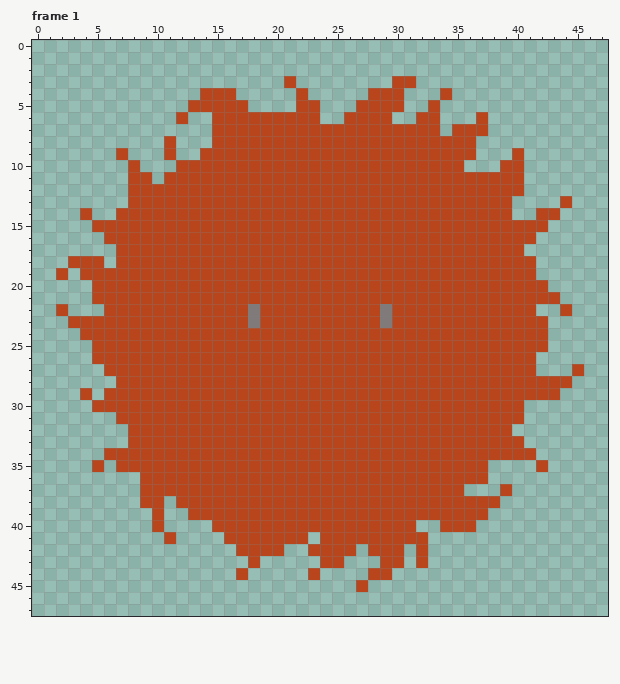
One commit to this pixel-art file: save-the-hangman/bichitos/bichito_cabron.aseprite. The first picture shows the starting point.
48x48 pixels, 2 frames. Shown: frame 1. The commit also changed other frames, which this record leaves out.
Once edited:
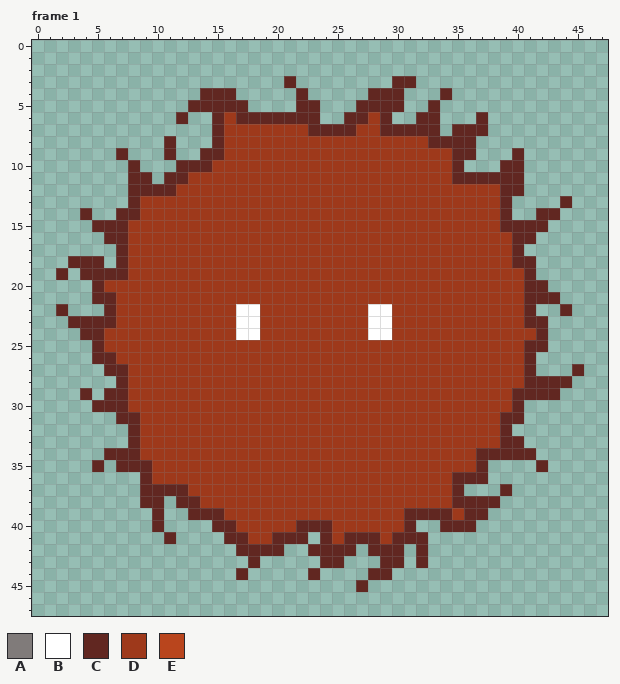
Palette (. is transparent): A #807b7a  B #ffffff  C #612721  D #9e391b  E #b9451d
Edits made:
Changed rows in their new state; - is an unchanged pixel.
Frame 1, layers "Layer 2", "Layer 1":
first column x 2:
 3 -------------------C--------CC--------------
 4 ------------CCC-----C-----CCC---C-----------
 5 -----------CCCCC----CC---CCCC--C------------
 6 ----------C--CDCCCCCCC--CCDC--CC---C--------
 7 -------------CDDDDDDDCCCCDDCCCCC-CCC--------
 8 ---------C---CDDDDDDDDDDDDDDDDDCCCC---------
 9 -----C---C--CCDDDDDDDDDDDDDDDDDDDCC---C-----
10 ------C---CCCDDDDDDDDDDDDDDDDDDDDC---CC-----
11 ------CC-CCDDDDDDDDDDDDDDDDDDDDDDCCCCCC-----
12 ------CCCCDDDDDDDDDDDDDDDDDDDDDDDDDDDCC-----
13 ------CDDDDDDDDDDDDDDDDDDDDDDDDDDDDDDC----C-
14 --C--CCDDDDDDDDDDDDDDDDDDDDDDDDDDDDDDC--CC--
15 ---CCCDDDDDDDDDDDDDDDDDDDDDDDDDDDDDDDCCCC---
16 ----CCDDDDDDDDDDDDDDDDDDDDDDDDDDDDDDDDCC----
17 -----CDDDDDDDDDDDDDDDDDDDDDDDDDDDDDDDDC-----
18 -CCC-CDDDDDDDDDDDDDDDDDDDDDDDDDDDDDDDDCC----
19 C-CCCCDDDDDDDDDDDDDDDDDDDDDDDDDDDDDDDDDC----
20 ---CDDDDDDDDDDDDDDDDDDDDDDDDDDDDDDDDDDDCC---
21 ---CCDDDDDDDDDDDDDDDDDDDDDDDDDDDDDDDDDDCCC--
22 C---CDDDDDDDDDDBBDDDDDDDDDBBDDDDDDDDDDDC--C-
23 -CCCCDDDDDDDDDDBBDDDDDDDDDBBDDDDDDDDDDDCC---
24 --CCDDDDDDDDDDDBBDDDDDDDDDBBDDDDDDDDDDDDC---
25 ---CDDDDDDDDDDDDDDDDDDDDDDDDDDDDDDDDDDDCC---
26 ---CCDDDDDDDDDDDDDDDDDDDDDDDDDDDDDDDDDDC----
27 ----CCDDDDDDDDDDDDDDDDDDDDDDDDDDDDDDDDDC---C
28 -----CDDDDDDDDDDDDDDDDDDDDDDDDDDDDDDDDDCCCC-
29 --C-CCDDDDDDDDDDDDDDDDDDDDDDDDDDDDDDDDCCCC--
30 ---CCCDDDDDDDDDDDDDDDDDDDDDDDDDDDDDDDDC-----
31 -----CCDDDDDDDDDDDDDDDDDDDDDDDDDDDDDDCC-----
32 ------CDDDDDDDDDDDDDDDDDDDDDDDDDDDDDDC------
33 ------CDDDDDDDDDDDDDDDDDDDDDDDDDDDDDDCC-----
34 ----CCCDDDDDDDDDDDDDDDDDDDDDDDDDDDDCCCCC----
35 ---C-CCCDDDDDDDDDDDDDDDDDDDDDDDDDDDC----C---
36 -------CDDDDDDDDDDDDDDDDDDDDDDDDDCCC--------
37 -------CCCCDDDDDDDDDDDDDDDDDDDDDDC---C------
38 -------CC-CCDDDDDDDDDDDDDDDDDDDDDCCCC-------
39 --------C--CCCDDDDDDDDDDDDDDDCCCCDCC--------
40 --------C----CCDDDDDCCCDDDDDDC--CCC---------
41 ---------C----CCDDCCC-CDCCCDCCC-------------
42 ---------------CCCC--CCCC-CCC-C-------------
43 ----------------C-----CC---CC-C-------------
44 ---------------C-----C----CC----------------
45 -------------------------C------------------
Pixel boxes of the changes (left, top, right, bottom) in both pictures:
changed: (56, 76, 584, 592)
